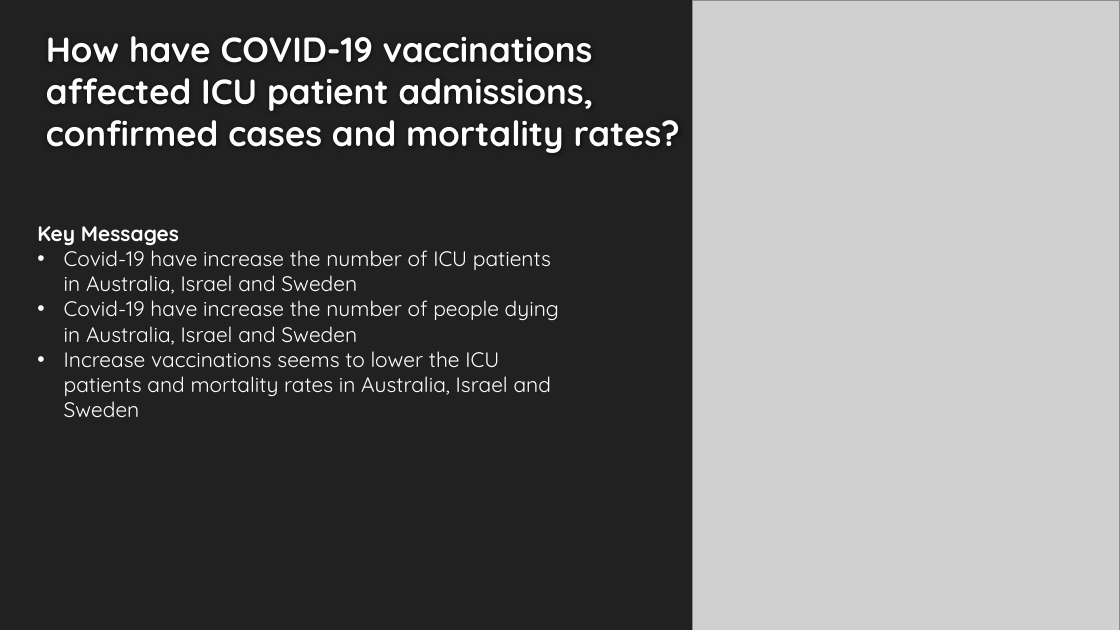
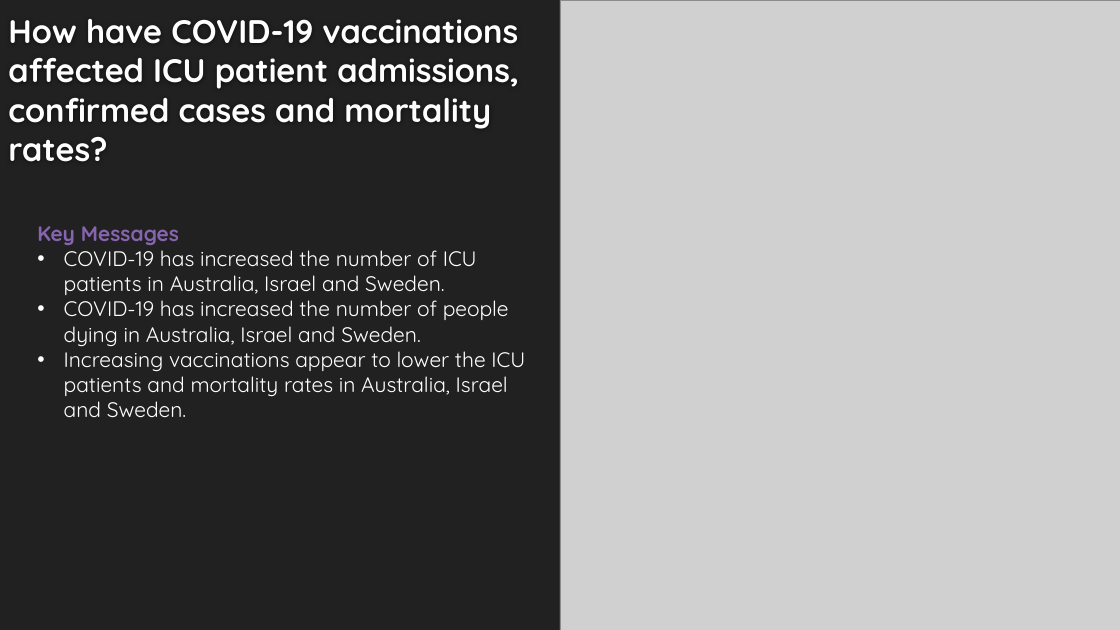
Before and after one commit to cmorrow28/project_one, a slide deck: slide 7 of Covid19_Presentation_Final.pptx (slide 8 before the commit). Drawn at 1120x630 pixels with LibreOffice and Linux fonts; fonts in the diff are those of the drawing; grey boxes stand for pictures; background and template pictures are left out. Boxes give left, top, right and bottom in pixels: in the first picture for what was removed or moved away, otherwise in the second. Text is boxed around its words. In the diff, an @@ line names an element or a change of style, - is before the commit and + after.

```diff
--- a/Covid19_Presentation_Final.pptx
+++ b/Covid19_Presentation_Final.pptx
@@ title "How have COVID-19 vaccinations affected ...": place and size @@
-title "How have COVID-19 vaccinations affected ..." at (46,36,680,153)
+title "How have COVID-19 vaccinations affected ..." at (8,19,519,162)
@@ title "How have COVID-19 vaccinations affected ..." at (8,19,519,162): size 30 to 28 pt @@
@@ picture: place and size @@
-picture at (693,0,1120,630)
+picture at (560,0,1120,630)
@@ text at (37,226,179,245): text colour #FFFFFF to #8664B0 in "Key Messages" @@
@@ text at (64,250,525,417): text changed @@
-• Covid-19 have increase the number of ICU patients in Australia, Israel and Sweden
-• Covid-19 have increase the number of people dying in Australia, Israel and Sweden
-• Increase vaccinations seems to lower the ICU patients and mortality rates in Australia, Israel and Sweden
+• COVID-19 has increased the number of ICU patients in Australia, Israel and Sweden.
+• COVID-19 has increased the number of people dying in Australia, Israel and Sweden.
+• Increasing vaccinations appear to lower the ICU patients and mortality rates in Australia, Israel and Sweden.
```
Also in this commit, not shown: 10 other slides changed.
